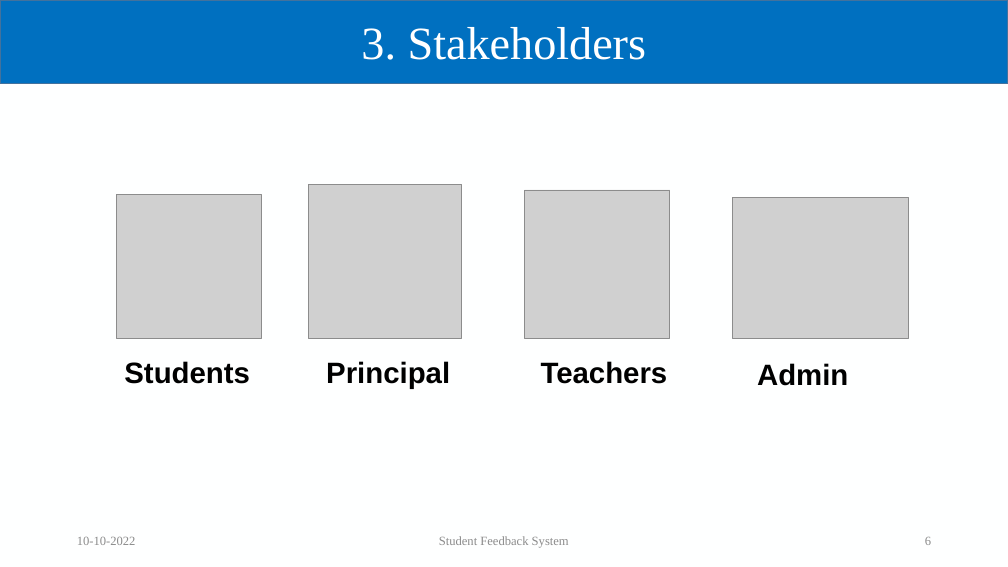
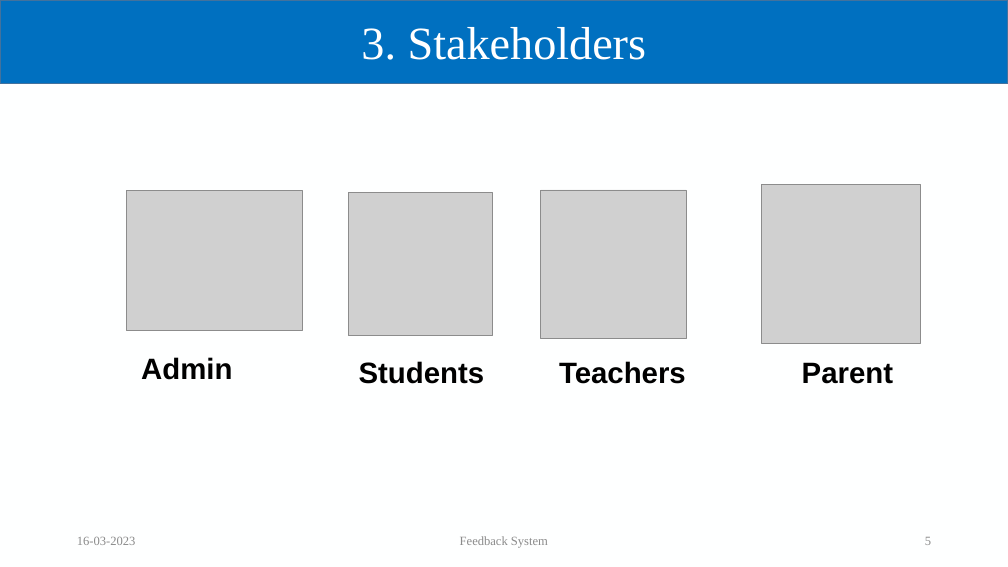
Before and after one commit to Suyash03022003/Feedback-System, a slide deck: slide 5 of Feedback.pptx (slide 6 before the commit). Drawn at 1008x567 pixels with LibreOffice and Linux fonts; fonts in the diff are those of the drawing; grey boxes stand for pictures; background and template pictures are left out. Boxes give left, top, right and bottom in pixels: in the first picture for what was removed or moved away, otherwise in the second. Text is boxed around its words. In the diff, an @@ line names an element or a change of style, - is before the commit and + after.

```diff
--- a/Feedback.pptx
+++ b/Feedback.pptx
@@ picture: place and size @@
-picture at (733,197,909,338)
+picture at (126,190,302,330)
@@ picture removed at (309,185,462,338) @@
@@ picture: place and size @@
-picture at (117,194,262,338)
+picture at (349,192,493,336)
@@ picture: place and size @@
-picture at (525,190,670,338)
+picture at (541,190,686,338)
@@ picture added at (762,185,920,343) @@
@@ text "Admin": place and size @@
-text "Admin" at (757,363,848,386)
+text "Admin" at (141,357,232,380)
@@ text "Students": place and size @@
-text "Students" at (124,361,250,384)
+text "Students" at (359,361,485,384)
@@ text "Teachers": place and size @@
-text "Teachers" at (541,361,668,384)
+text "Teachers" at (559,361,686,384)
@@ text removed at (326,361,450,389) @@
-Principal
@@ text added at (802,362,893,384), 28 pt, text #000000, bold @@
+Parent
@@ text at (77,536,136,545): text changed @@
-10-10-2022
+16-03-2023
@@ text at (460,536,548,548): text changed @@
-Student Feedback System
+Feedback System
```
Also in this commit, not shown: 11 other slides changed, 1 slide added, 1 slide removed.
